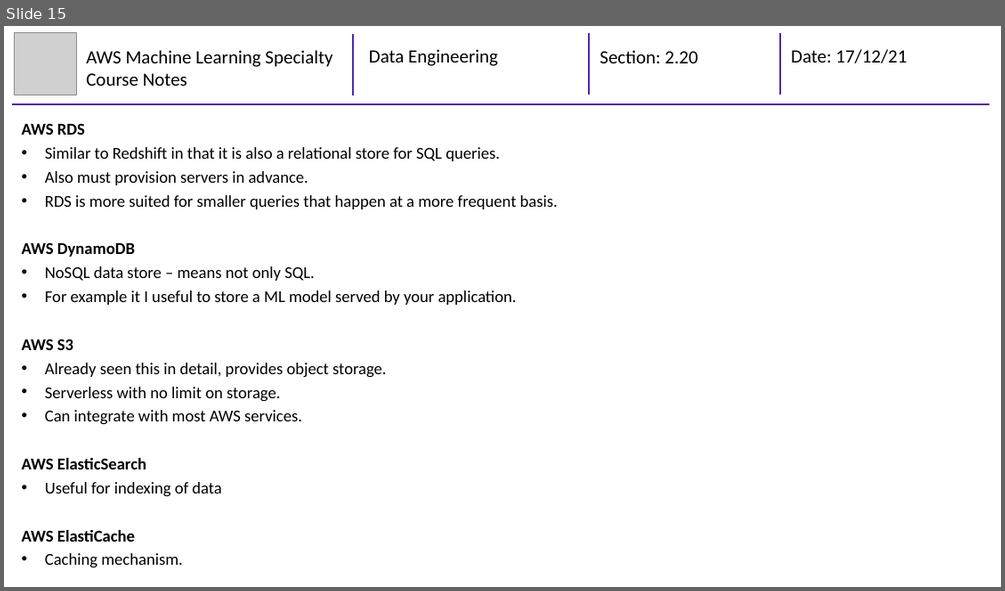
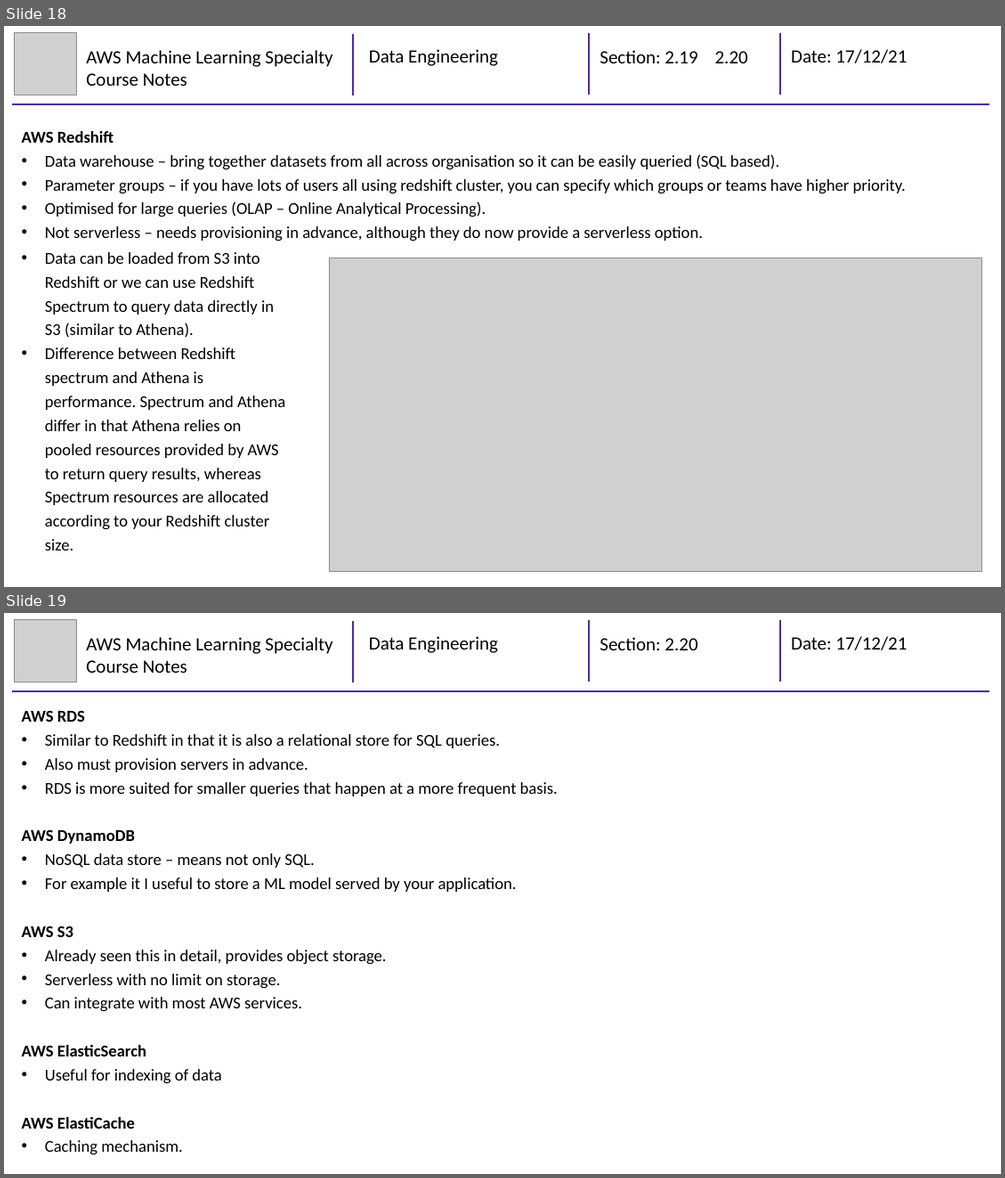
Before and after one commit to mhaythornthwaite/Testing_ML_Algorithms, a slide deck: AWS Machine Learning Specialty/Course Notes/2_MJH_Data_Engineering_Course_Notes.pptx. Shown one above the other, each under a label of ours: slide 15 before the commit, slides 18 and 19 after it. The pictures are 1005x591 and 1005x1178 pixels, drawn with LibreOffice and Linux fonts; fonts in the diff are those of the drawing; grey boxes stand for pictures. Boxes give left, top, right and bottom in pixels: in the first picture for what was removed or moved away, otherwise in the second. Text is boxed around its words. In the diff, an @@ line names an element or a change of style, - is before the commit and + after.

Commit message:
AWS ML - Section 2 Summary

```diff
--- a/AWS Machine Learning Specialty/Course Notes/2_MJH_Data_Engineering_Course_Notes.pptx
+++ b/AWS Machine Learning Specialty/Course Notes/2_MJH_Data_Engineering_Course_Notes.pptx
@@ slide 18 added at (4,26,1001,587), background #FFFFFF @@
@@ group added at (12,33,989,104): 4 lines, 4 texts, 1 picture @@
+AWS Machine Learning Specialty Course Notes
+Data Engineering
+Section: 2.19 2.20
+Date: 17/12/21
@@ text added at (22,131,906,241), 16 pt, text #000000 @@
+AWS Redshift
+• Data warehouse – bring together datasets from all across organisation so it can be easily queried (SQL based).
+• Parameter groups – if you have lots of users all using redshift cluster, you can specify which groups or teams have higher priority.
+• Optimised for large queries (OLAP – Online Analytical Processing).
+• Not serverless – needs provisioning in advance, although they do now provide a serverless option.
@@ text added at (45,252,285,550), 16 pt, text #000000 @@
+• Data can be loaded from S3 into Redshift or we can use Redshift Spectrum to query data directly in S3 (similar to Athena).
+• Difference between Redshift spectrum and Athena is performance. Spectrum and Athena differ in that Athena relies on pooled resources provided by AWS to return query results, whereas Spectrum resources are allocated according to your Redshift cluster size.
@@ picture added at (329,257,982,572) @@
@@ what was slide 15 is now slide 19 @@
```
Also in this commit, not shown: 10 slides changed, 3 other slides added.
